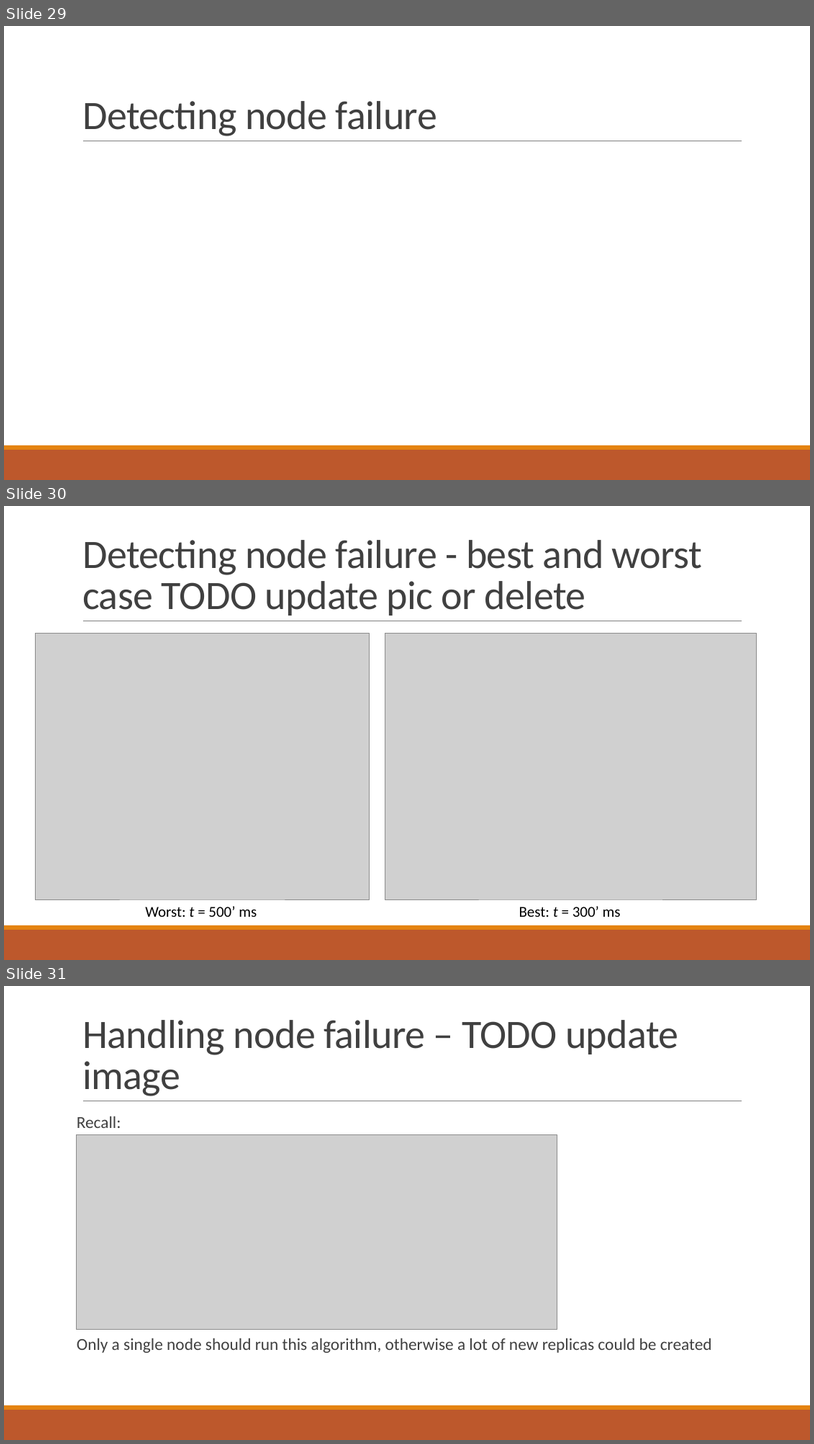
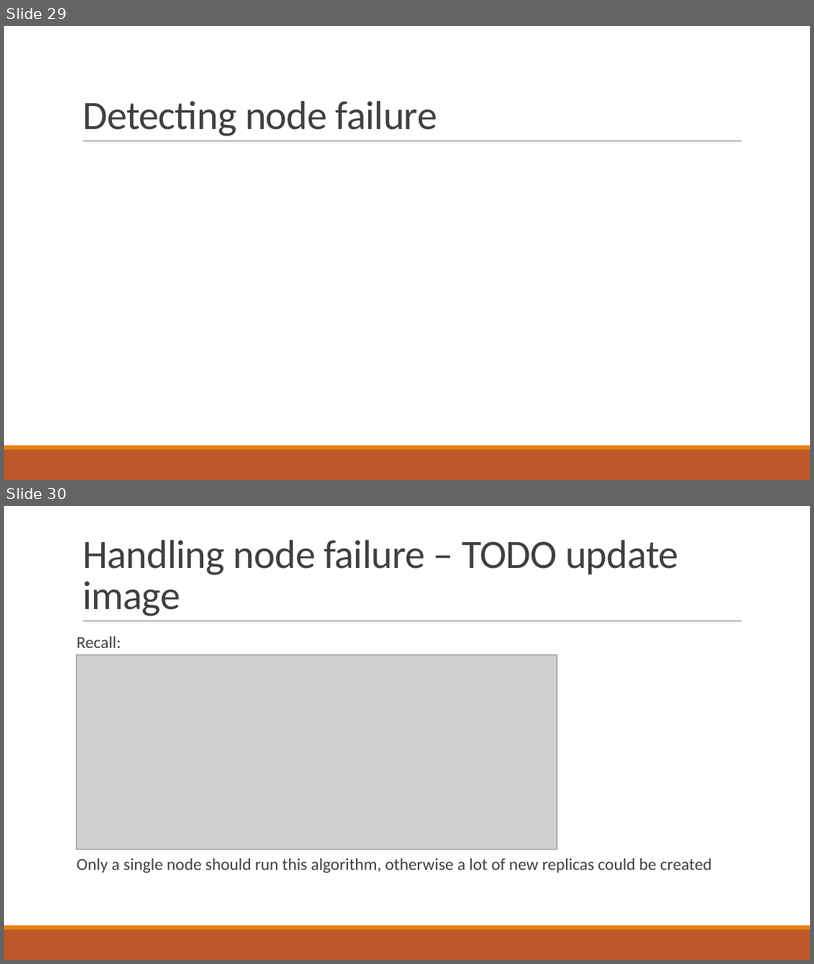
Before and after one commit to PStahl/master_thesis, a slide deck: presentation/presentation2.pptx. Shown one above the other, each under a label of ours: slides 29, 30 and 31 before the commit, slides 29 and 30 after it. The pictures are 814x1444 and 814x964 pixels, drawn with LibreOffice and Linux fonts; fonts in the diff are those of the drawing; grey boxes stand for pictures. Boxes give left, top, right and bottom in pixels: in the first picture for what was removed or moved away, otherwise in the second. Text is boxed around its words. In the diff, an @@ line names an element or a change of style, - is before the commit and + after.

```diff
--- a/presentation/presentation2.pptx
+++ b/presentation/presentation2.pptx
@@ slide 30 removed at [4,506,810,960], background #FFFFFF; not listed: 3 template elements that a slide beside it also shows @@
@@ title removed at [82,540,702,615] @@
-Detecting node failure - best and worst case TODO update pic or delete
@@ picture removed at [36,633,369,899] @@
@@ picture removed at [385,633,757,899] @@
@@ text removed at [145,906,257,916] @@
-Worst: t = 500’ ms
@@ text removed at [520,906,621,916] @@
-Best: t = 300’ ms
@@ what was slide 31 is now slide 30 @@
```
Also in this commit, not shown: 2 slides changed, 2 other slides removed.
